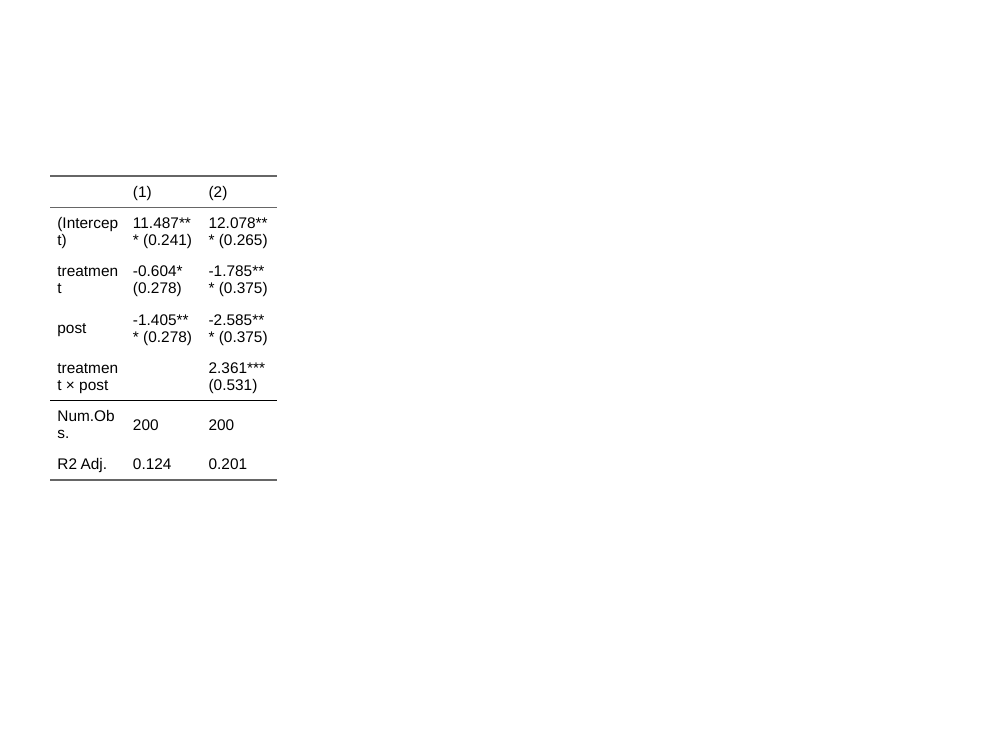
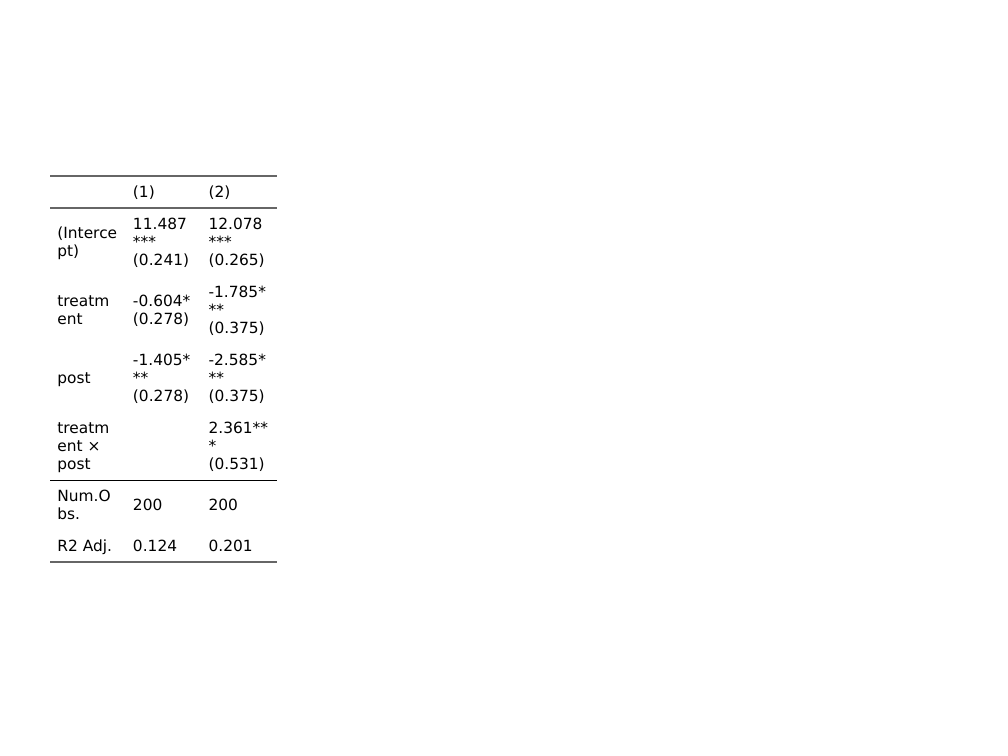
Before and after one commit to jrspringman/psci3200-globaldev, a slide deck: slide 1 of slides/table.pptx. Drawn at 1008x756 pixels with LibreOffice and Linux fonts; fonts in the diff are those of the drawing. Boxes give left, top, right and bottom in pixels: in the first picture for what was removed or moved away, otherwise in the second. Text is boxed around its words. In the diff, an @@ line names an element or a change of style, - is before the commit and + after.

Commit message:
create slides for r tutorial

```diff
--- a/slides/table.pptx
+++ b/slides/table.pptx
@@ table at box(50, 176, 277, 675) @@
@@ font Arial to DejaVu Sans @@
```
Also in this commit, not shown: 10 other files.
